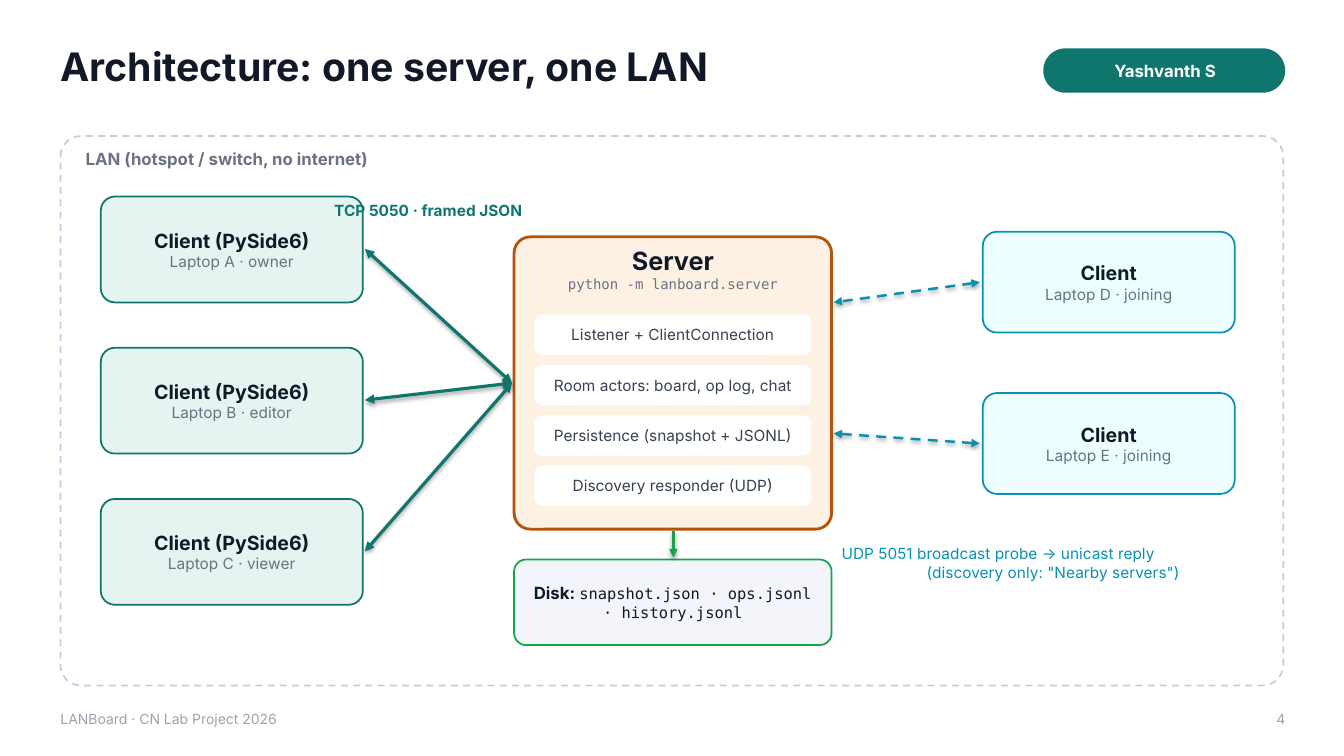
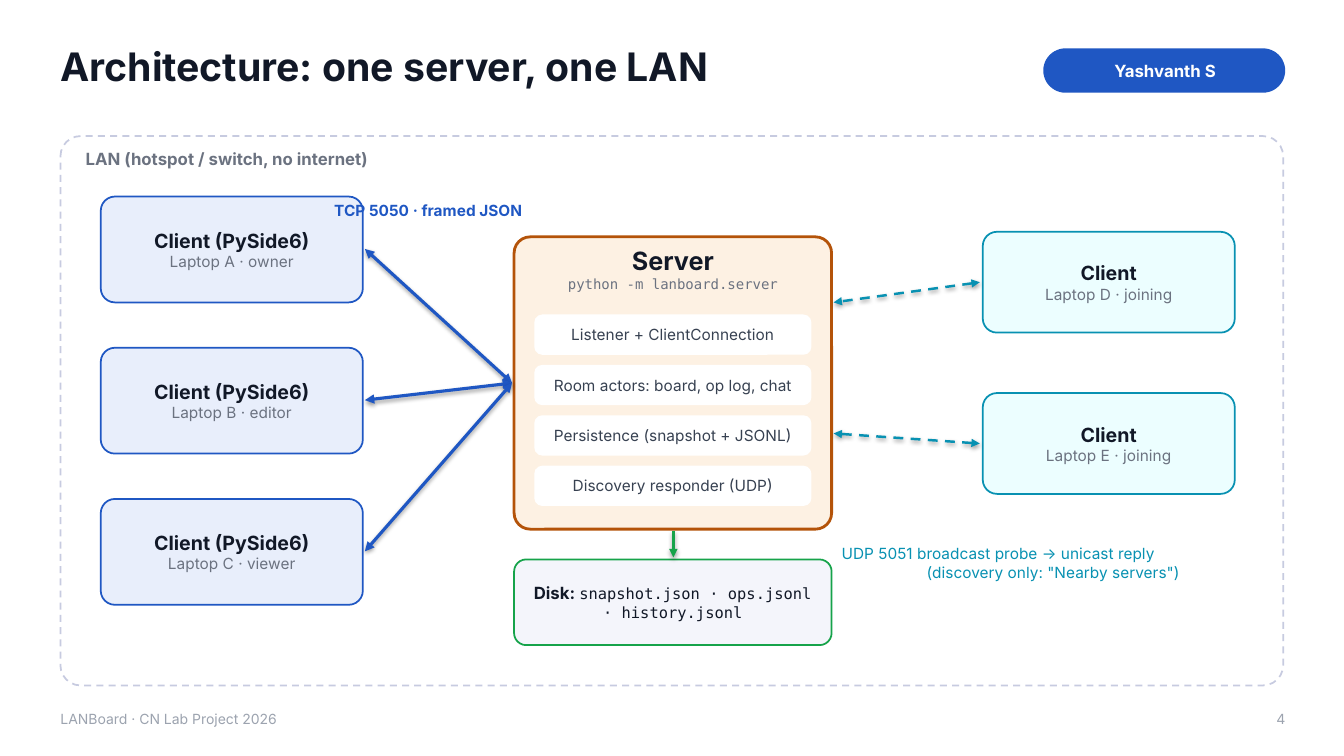
Before and after one commit to YashvanthSankar/cn-course-project, a slide deck: slide 4 of docs/LANBoard_Presentation.pptx. Drawn at 1344x756 pixels with LibreOffice and Linux fonts; fonts in the diff are those of the drawing. Boxes give left, top, right and bottom in pixels: in the first picture for what was removed or moved away, otherwise in the second. Text is boxed around its words. In the diff, an @@ line names an element or a change of style, - is before the commit and + after.

Commit message:
ui+docs: professional cobalt-blue and slate palette
Replaces the teal accent with a muted cobalt blue (#1f57c3 light,
#3b7be8 dark) on slate greys, a navy connect-screen panel, and amber kept
as the small second colour. Logo/icon, PDF styles, diagrams and the deck
follow; the 22 screenshots were retaken and the PDF and PPTX rebuilt.

```diff
--- a/docs/LANBoard_Presentation.pptx
+++ b/docs/LANBoard_Presentation.pptx
@@ rounded rectangle "Yashvanth S" at (1044, 48, 1286, 93): fill #0F766E to #1F57C3 @@
@@ text "TCP 5050 · framed JSON" at (334, 203, 522, 221): text colour #0F766E to #1F57C3 @@
@@ double arrow (365, 249) - (512, 383): stroke #0F766E 2.25 pt to #1F57C3 2.25 pt @@
@@ double arrow (365, 400) - (512, 383): stroke #0F766E 2.25 pt to #1F57C3 2.25 pt @@
@@ double arrow (365, 552) - (512, 383): stroke #0F766E 2.25 pt to #1F57C3 2.25 pt @@
@@ fill #E6F4F1 to #E8EEFB; outline #0F766E 1.25 pt to #1F57C3 1.25 pt in 3 elements at (101, 197, 363, 302), (101, 348, 363, 454), (101, 499, 363, 605) @@
```
Also in this commit, not shown: 21 other slides changed, 38 other files.
